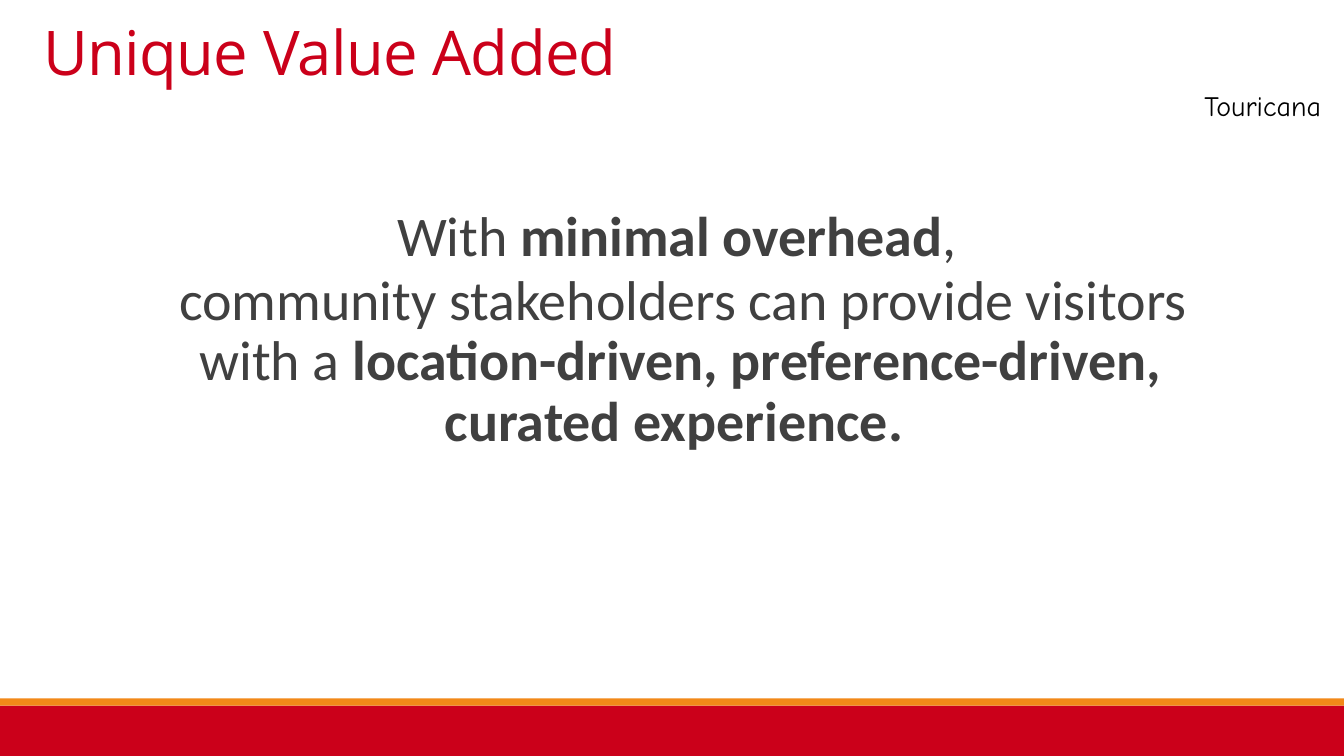
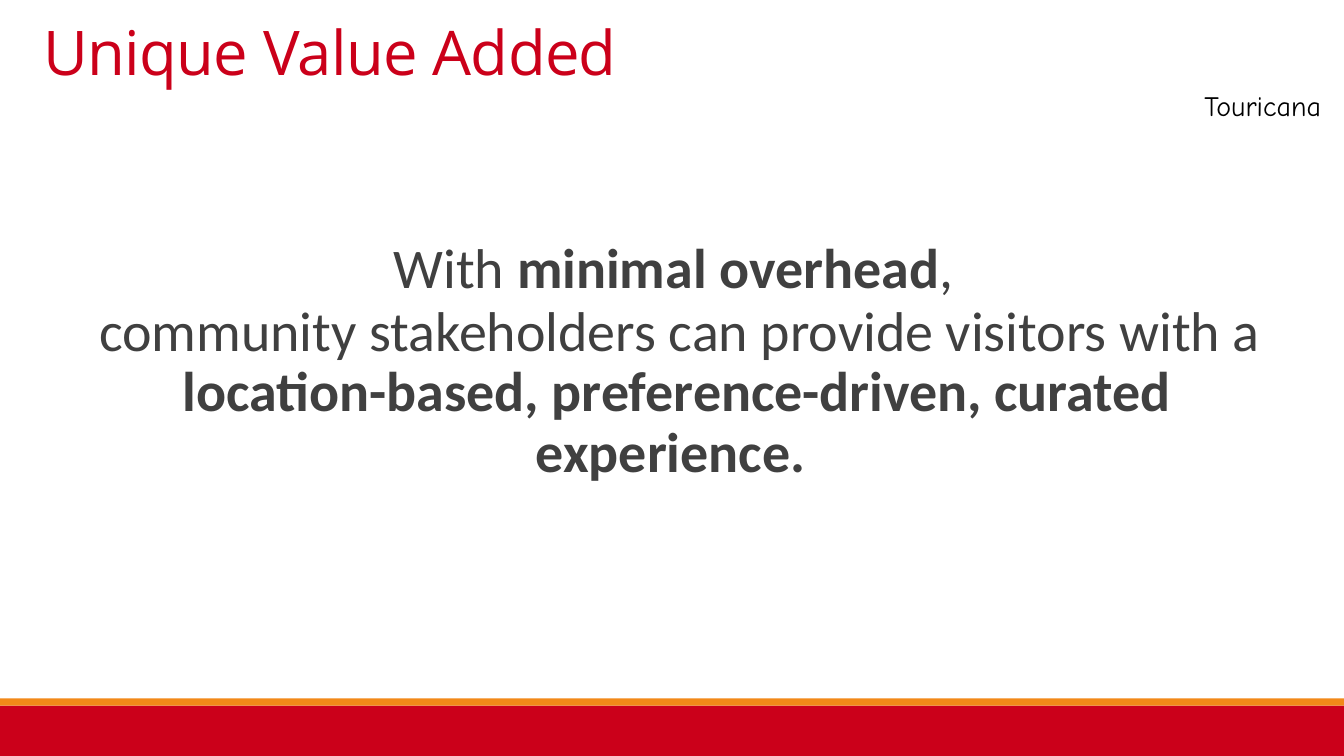
Before and after one commit to mc-funk/RedHotHack2015TripApp, a slide deck: slide 12 of Touricana RHH Presentation FINAL.pptx (slide 13 before the commit). Drawn at 1344x756 pixels with LibreOffice and Linux fonts; fonts in the diff are those of the drawing; background and template pictures are left out. Boxes give left, top, right and bottom in pixels: in the first picture for what was removed or moved away, otherwise in the second. Text is boxed around its words. In the diff, an @@ line names an element or a change of style, - is before the commit and + after.

```diff
--- a/Touricana RHH Presentation FINAL.pptx
+++ b/Touricana RHH Presentation FINAL.pptx
@@ text "With minimal overhead,": place and size @@
-text "With minimal overhead," at <box>179,216,1187,450</box>
+text "With minimal overhead," at <box>99,248,1260,481</box>
@@ text at <box>99,312,1260,481</box>: text changed @@
-  community stakeholders can provide visitors with a location-driven, preference-driven, curated experience.
+  community stakeholders can provide visitors with a location-based, preference-driven, curated experience.
```
Also in this commit, not shown: 4 other slides changed, 1 slide removed.
